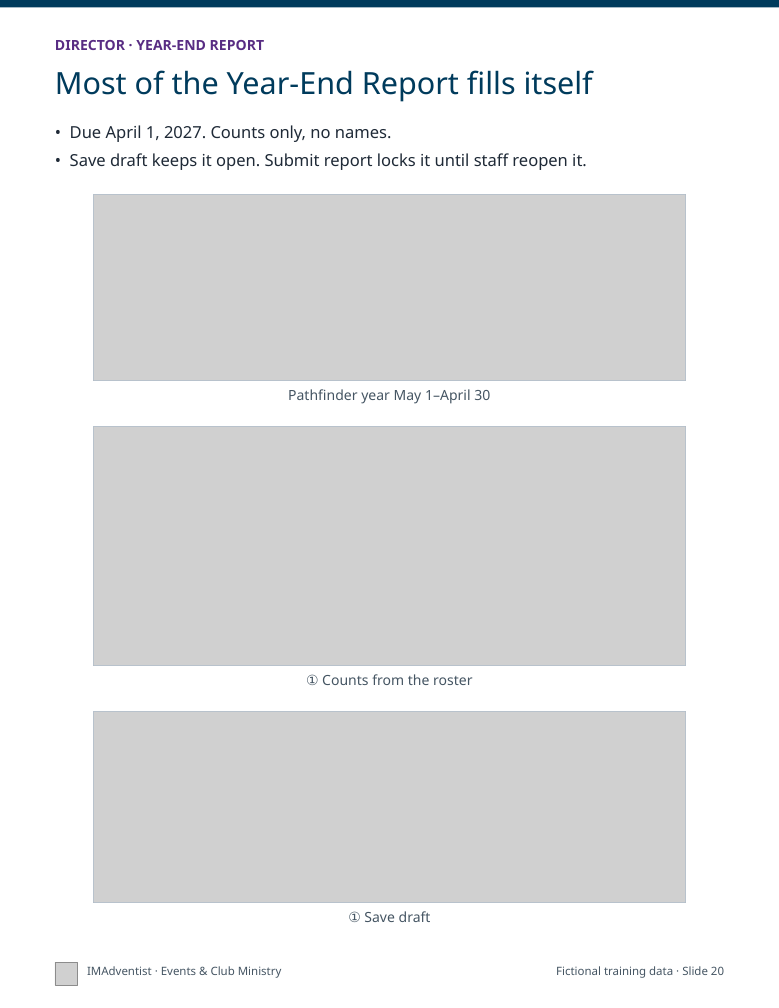
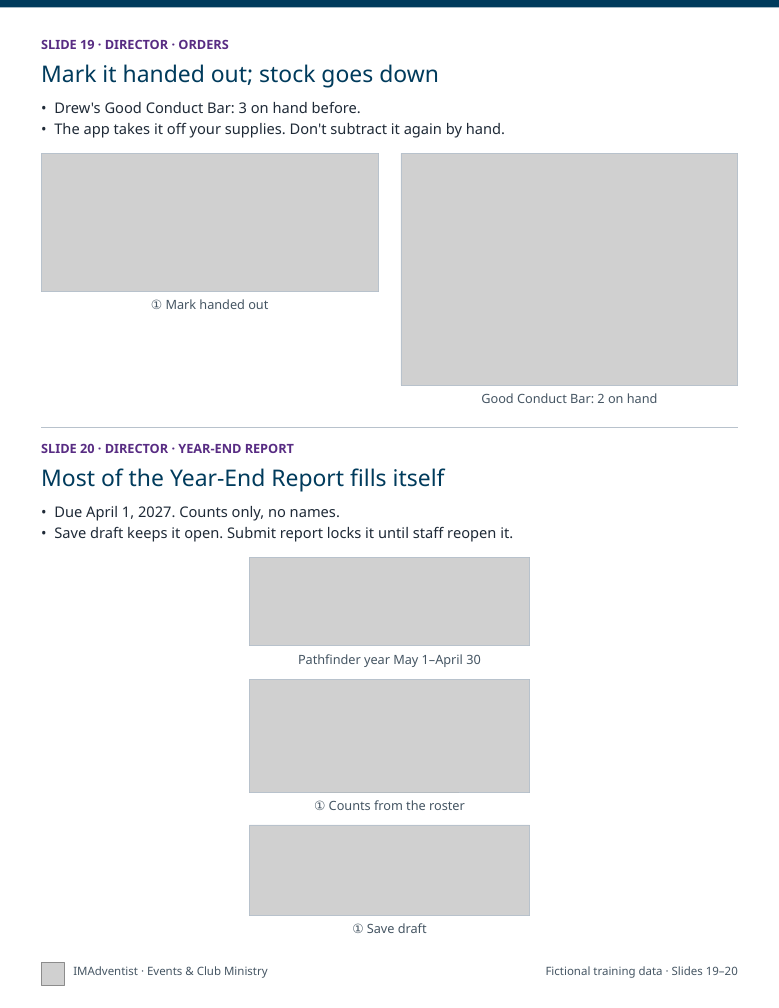
Before and after one commit to DurantTL/IMSDA-Events, a slide deck: slide 10 of docs/platform-documentation/2026-11-05/exports/IMAdventist-getting-started-print.pptx (slide 20 before the commit). Drawn at 779x1008 pixels with LibreOffice and Linux fonts; fonts in the diff are those of the drawing; grey boxes stand for pictures. Boxes give left, top, right and bottom in pixels: in the first picture for what was removed or moved away, otherwise in the second. Text is boxed around its words. In the diff, an @@ line names an element or a change of style, - is before the commit and + after.

```diff
--- a/docs/platform-documentation/2026-11-05/exports/IMAdventist-getting-started-print.pptx
+++ b/docs/platform-documentation/2026-11-05/exports/IMAdventist-getting-started-print.pptx
@@ text at (41,39,228,49): text changed; size 11 to 10 pt @@
-DIRECTOR · YEAR-END REPORT
+SLIDE 19 · DIRECTOR · ORDERS
@@ text added at (41,64,439,88), 18 pt, text #003B5C @@
+Mark it handed out; stock goes down
@@ text added at (54,102,505,138), 11.5 pt, text #1F2A37 @@
+• Drew's Good Conduct Bar: 3 on hand before.
+• The app takes it off your supplies. Don't subtract it again by hand.
@@ rectangle: place and size @@
-rectangle at (93,194,686,380)
+rectangle at (41,153,378,291)
@@ picture added at (41,153,378,291) @@
@@ rectangle: place and size @@
-rectangle at (93,426,686,665)
+rectangle at (401,153,738,385)
@@ picture added at (401,153,738,385) @@
@@ text added at (151,299,268,309), 10 pt, text #455563 @@
+① Mark handed out
@@ text added at (481,393,658,403), 10 pt, text #455563 @@
+Good Conduct Bar: 2 on hand
@@ line added from (41, 427) to (738, 427), #B8C2CC 0.75 pt @@
@@ text added at (41,443,294,453), 10 pt, text #582C83, bold @@
+SLIDE 20 · DIRECTOR · YEAR-END REPORT
@@ text "Most of the Year-End Report ...": place and size @@
-text "Most of the Year-End Report ..." at (55,70,593,102)
+text "Most of the Year-End Report ..." at (41,468,445,492)
@@ text "Most of the Year-End Report ..." at (41,468,445,492): size 24 to 18 pt @@
@@ text "• Due April 1, 2027. ...": place and size @@
-text "• Due April 1, 2027. ..." at (70,125,587,170)
+text "• Due April 1, 2027. ..." at (54,506,513,542)
@@ text "• Due April 1, 2027. ..." at (54,506,513,542): size 13 to 11.5 pt; less space between paragraphs @@
@@ picture: place and size @@
-picture at (93,194,686,380)
+picture at (249,558,530,646)
@@ rectangle added at (249,558,530,646), outline #B8C2CC 0.75 pt @@
@@ size 11 to 10 pt in 3 elements at (352,923,427,933), (314,800,465,810), (298,654,481,667) @@
@@ text "Pathfinder year May 1–April 30": place and size @@
-text "Pathfinder year May 1–April 30" at (288,389,490,404)
+text "Pathfinder year May 1–April 30" at (298,654,481,667)
@@ picture: place and size @@
-picture at (93,426,686,665)
+picture at (249,679,530,792)
@@ rectangle added at (249,679,530,792), outline #B8C2CC 0.75 pt @@
@@ text "① Counts from the roster": place and size @@
-text "① Counts from the roster" at (306,674,472,685)
+text "① Counts from the roster" at (314,800,465,810)
@@ picture: place and size @@
-picture at (93,711,686,903)
+picture at (249,825,530,916)
@@ rectangle: place and size @@
-rectangle at (93,711,686,903)
+rectangle at (249,825,530,916)
@@ text "① Save draft": place and size @@
-text "① Save draft" at (348,911,431,922)
+text "① Save draft" at (352,923,427,933)
@@ picture: place and size @@
-picture at (55,962,78,985)
+picture at (41,962,64,985)
@@ text "IMAdventist · Events & Club ...": place and size @@
-text "IMAdventist · Events & Club ..." at (87,966,282,978)
+text "IMAdventist · Events & Club ..." at (73,966,268,978)
@@ text at (546,966,738,978): text changed @@
-Fictional training data · Slide 20
+Fictional training data · Slides 19–20
```
Also in this commit, not shown: 15 other slides changed, 15 slides removed, 4 other files.
